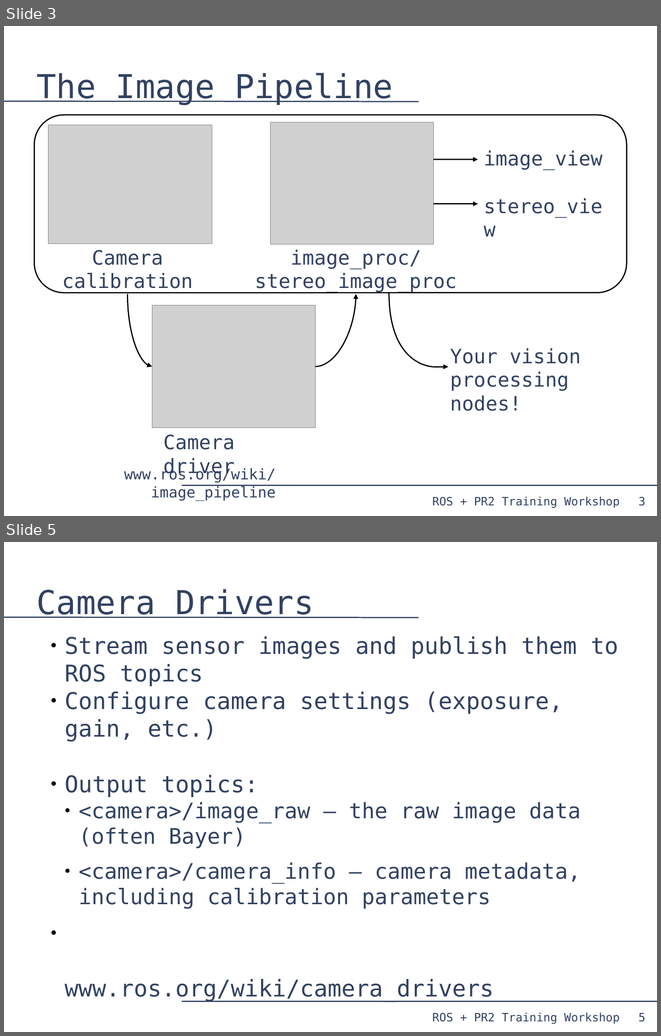
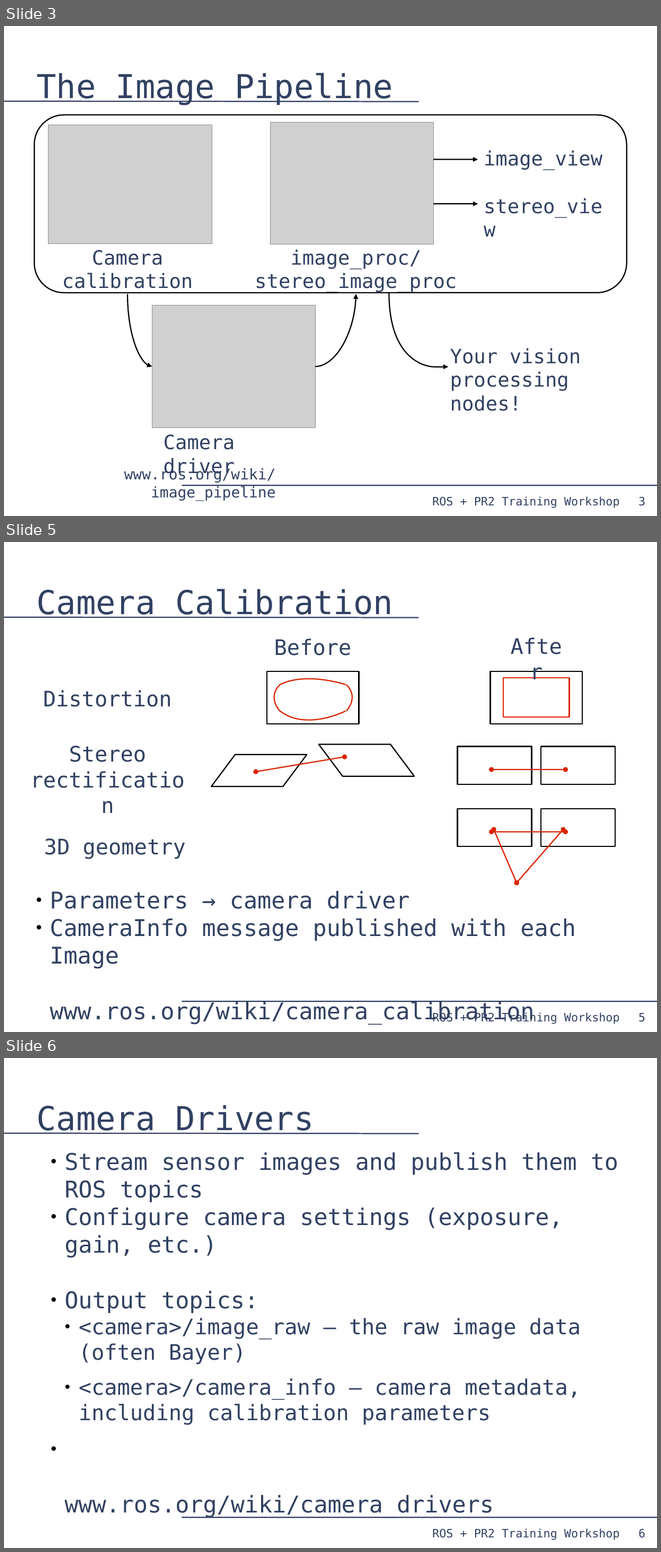
Before and after one commit to PR2/pr2_docs, a slide deck: pr2_training_workshop/processing_camera_data/slides.odp. Shown one above the other, each under a label of ours: slides 3 and 5 before the commit, slides 3, 5 and 6 after it; the slides between them are not shown. The pictures are 661x1036 and 661x1552 pixels, drawn with LibreOffice and Linux fonts; fonts in the diff are those of the drawing; grey boxes stand for pictures. Boxes give left, top, right and bottom in pixels: in the first picture for what was removed or moved away, otherwise in the second. Text is boxed around its words. In the diff, an @@ line names an element or a change of style, - is before the commit and + after.

Commit message:
calibration slide converted to figures

```diff
--- a/pr2_training_workshop/processing_camera_data/slides.odp
+++ b/pr2_training_workshop/processing_camera_data/slides.odp
@@ slide 5 added at [4,542,657,1032], background #FFFFFF; not listed: 4 template elements that a slide beside it also shows @@
@@ title added at [37,589,393,618], 40 pt, text #314162 @@
+Camera Calibration
@@ text added at [500,629,573,664], 26 pt, text #314162 @@
+After
@@ text added at [274,638,352,655], 26 pt, text #314162 @@
+Before
@@ group added at [267,671,360,724]: 4 freeform shapes, 1 rectangle @@
@@ rectangle added at [491,671,583,724], outline #000000 1.45 pt @@
@@ rectangle added at [503,678,570,717], outline #DC2300 1.45 pt @@
@@ text added at [43,690,172,707], 26 pt, text #314162 @@
+Distortion
@@ text added at [69,746,147,762], 26 pt, text #314162 @@
+Stereo rectification
@@ parallelogram added at [319,744,414,776], outline #000000 1.45 pt @@
@@ rectangle added at [457,747,531,784], outline #000000 1.45 pt @@
@@ rectangle added at [541,747,615,784], outline #000000 1.45 pt @@
@@ parallelogram added at [211,755,307,787], outline #000000 1.45 pt @@
@@ double arrow added from (256, 772) to (345, 757), #DC2300 1.45 pt @@
@@ double arrow added from (492, 769) to (566, 769), #DC2300 1.45 pt @@
@@ text added at [44,838,186,859], 26 pt, text #314162 @@
+3D geometry
@@ group added at [457,809,615,883]: 3 double arrows, 2 rectangles @@
@@ text added at [50,891,576,1024], 28 pt, text #314162 @@
+● Parameters → camera driver
+● CameraInfo message published with each Image
+  www.ros.org/wiki/camera_calibration
@@ what was slide 5 is now slide 6 @@
@@ page number at [638,1529,645,1538]: text changed @@
-5
+6
```
Also in this commit, not shown: 1 slide changed.
